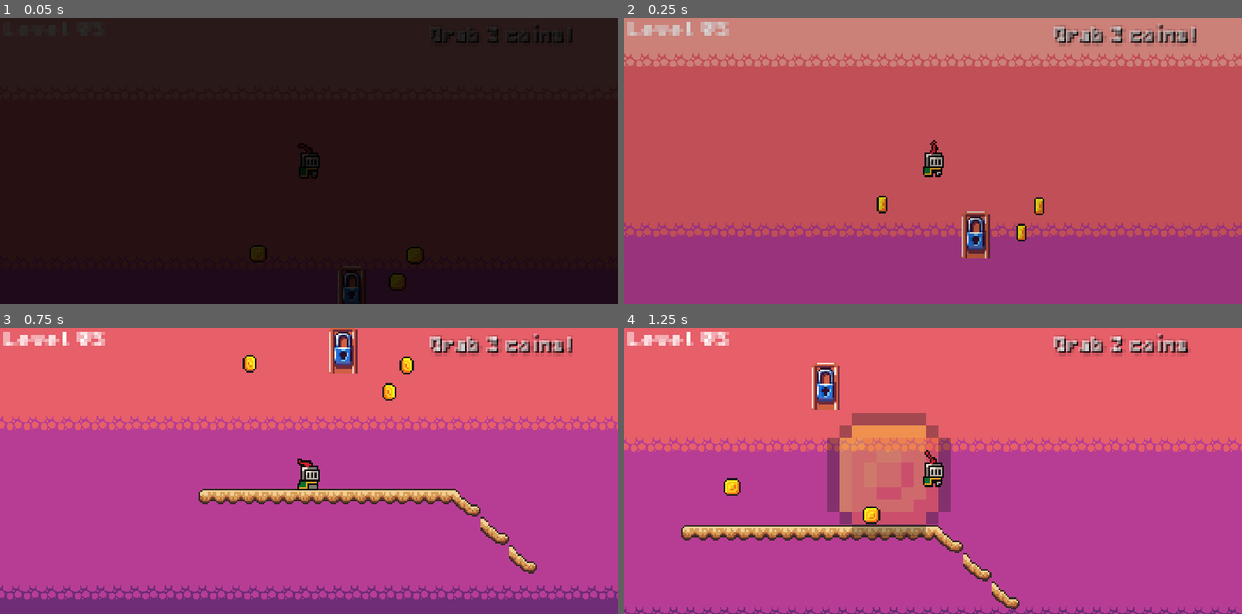
Above: before the commit, frames 1-4 (two rows, left to right).
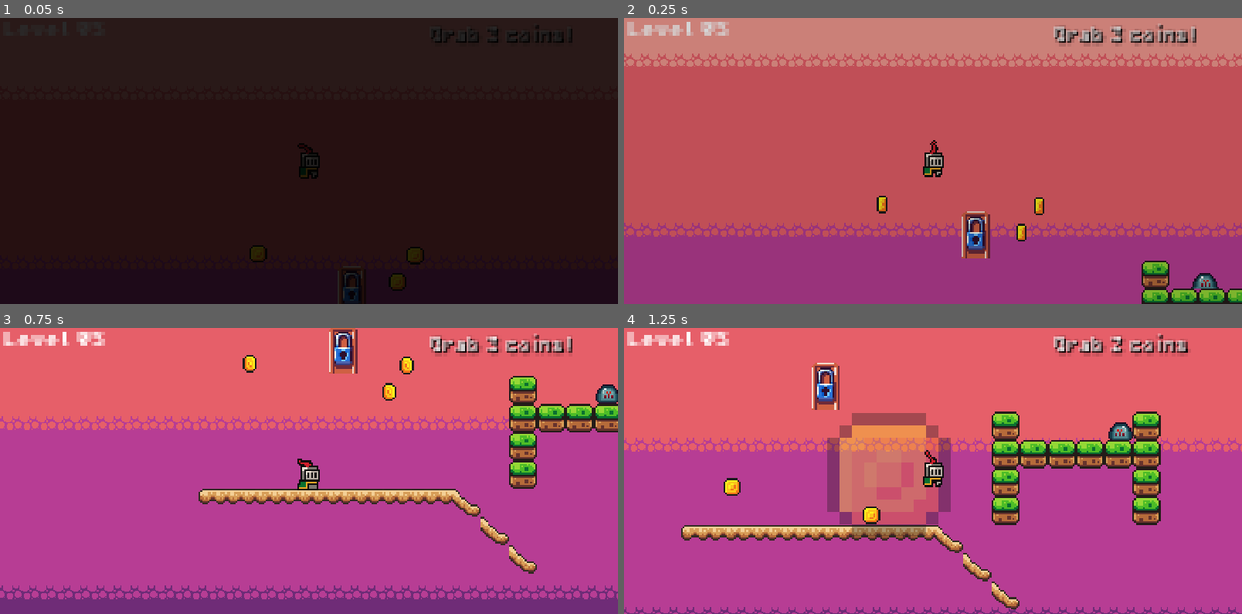
Above: after the commit, the same moments.

Repository: olivierpons/godot-prout-2d
Game: Godot game, scene res://scene/levels/level_06.tscn
The game is run twice, just before and just after one commit, with the same random seed, the same clock (stepped at 60 frames per second) and the same inputs.
Inputs:
- Up to frame 1 (0.05 s): no input
- Up to frame 2 (0.25 s): no input
- Up to frame 3 (0.75 s): hold D (move_right) from 0.53 s (still down)
- Up to frame 4 (1.25 s): keep holding D (move_right); tap Delete (jump) at 0.77 s

Frame 1 is identical in both runs. In frame 2, 1.4% of the frame differs, in the area x 83-100%, y 84-100%; in frame 3, 3.2%; in frame 4, 5.4%, in the area x 59-87%, y 29-69%.

Commit message:
Add a simple monster

Diff:
--- a/scene/levels/level_06.tscn
+++ b/scene/levels/level_06.tscn
@@ -10,6 +10,7 @@
 [ext_resource type="PackedScene" uid="uid://dojjd3ps2ndk" path="res://scene/fade_in_out.tscn" id="8_kh3fe"]
 [ext_resource type="PackedScene" uid="uid://bddwtlak1oohe" path="res://scene/killzone.tscn" id="9_p3ovr"]
 [ext_resource type="PackedScene" uid="uid://dac5wao2fkvh6" path="res://scene/coin.tscn" id="10_mgh35"]
+[ext_resource type="PackedScene" uid="uid://bse51yprsspn5" path="res://scene/monsters/death_slime.tscn" id="12_wpy46"]
 [ext_resource type="PackedScene" uid="uid://dbwulrbhchhqc" path="res://scene/exit_door.tscn" id="16_qsdgc"]
 
 [sub_resource type="WorldBoundaryShape2D" id="WorldBoundaryShape2D_ph35v"]
@@ -34,7 +35,7 @@
 tile_set = ExtResource("2_dd46c")
 format = 2
 layer_0/name = "Background"
-layer_0/tile_data = PackedInt32Array(-65557, 65538, 1, -6555 …(158 unchanged characters)… 682, 1, -11, 327682, 1, 65526, 327682, 1)
+layer_0/tile_data = PackedInt32Array(-65557, 65538, 1, -6555 …(158 unchanged characters)… 682, 1, -11, 327682, 1, 65526, 327682, 1, -327690, 0, 0, -327685, 0, 0, -262154, 0, 0, -196618, 0, 0, -131082, 0, 0, -262149, 0, 0, -196613, 0, 0, -131077, 0, 0, -262153, 0, 0, -262152, 0, 0, -262151, 0, 0, -262150, 0, 0)
 layer_1/name = "Mid"
 layer_1/tile_data = PackedInt32Array()
 layer_2/name = "Foreground"
@@ -117,3 +118,6 @@
 [node name="exit_door" parent="." instance=ExtResource("16_qsdgc")]
 z_index = -1
 position = Vector2(-254, -97)
+
+[node name="Deathslime" parent="." instance=ExtResource("12_wpy46")]
+position = Vector2(-134, -88)
--- /dev/null
+++ b/scene/monsters/death_slime.tscn
@@ -0,0 +1,66 @@
+[gd_scene load_steps=10 format=3 uid="uid://bse51yprsspn5"]
+
+[ext_resource type="Script" path="res://scripts/slime.gd" id="1_0fwqo"]
+[ext_resource type="Texture2D" uid="uid://ddtudstjkidc7" path="res://assets/sprites/monsters/Death Slime/DeathSlimeIdleSide.png" id="1_gu5k3"]
+[ext_resource type="PackedScene" uid="uid://bddwtlak1oohe" path="res://scene/killzone.tscn" id="2_w2glx"]
+
+[sub_resource type="AtlasTexture" id="AtlasTexture_q3anq"]
+atlas = ExtResource("1_gu5k3")
+region = Rect2(0, 0, 16, 16)
+
+[sub_resource type="AtlasTexture" id="AtlasTexture_4v17t"]
+atlas = ExtResource("1_gu5k3")
+region = Rect2(16, 0, 16, 16)
+
+[sub_resource type="AtlasTexture" id="AtlasTexture_4b5kw"]
+atlas = ExtResource("1_gu5k3")
+region = Rect2(32, 0, 16, 16)
+
+[sub_resource type="AtlasTexture" id="AtlasTexture_p35ir"]
+atlas = ExtResource("1_gu5k3")
+region = Rect2(48, 0, 16, 16)
+
+[sub_resource type="SpriteFrames" id="SpriteFrames_3g58k"]
+animations = [{
+"frames": [{
+"duration": 1.0,
+"texture": SubResource("AtlasTexture_q3anq")
+}, {
+"duration": 1.0,
+"texture": SubResource("AtlasTexture_4v17t")
+}, {
+"duration": 1.0,
+"texture": SubResource("AtlasTexture_4b5kw")
+}, {
+"duration": 1.0,
+"texture": SubResource("AtlasTexture_p35ir")
+}],
+"loop": true,
+"name": &"default",
+"speed": 5.0
+}]
+
+[sub_resource type="RectangleShape2D" id="RectangleShape2D_ya833"]
+size = Vector2(12, 7.5)
+
+[node name="Deathslime" type="Node2D"]
+script = ExtResource("1_0fwqo")
+speed = 40
+
+[node name="AnimatedSprite2D" type="AnimatedSprite2D" parent="."]
+sprite_frames = SubResource("SpriteFrames_3g58k")
+autoplay = "default"
+
+[node name="Killzone" parent="." instance=ExtResource("2_w2glx")]
+
+[node name="CollisionShape2D" type="CollisionShape2D" parent="Killzone"]
+position = Vector2(0, 3)
+shape = SubResource("RectangleShape2D_ya833")
+
+[node name="RayCastRight" type="RayCast2D" parent="."]
+position = Vector2(0, 5)
+target_position = Vector2(6, 0)
+
+[node name="RayCastLeft" type="RayCast2D" parent="."]
+position = Vector2(0, 5)
+target_position = Vector2(-6, 0)
--- a/scene/tileset_game.tres
+++ b/scene/tileset_game.tres
@@ -1,7 +1,6 @@
-[gd_resource type="TileSet" load_steps=9 format=3 uid="uid://dr6s6qitbkdru"]
+[gd_resource type="TileSet" load_steps=7 format=3 uid="uid://dr6s6qitbkdru"]
 
 [ext_resource type="Texture2D" uid="uid://dqxs6pnmklux0" path="res://assets/sprites/world_tileset.png" id="1_prylw"]
-[ext_resource type="Texture2D" uid="uid://co5fvleos4nhe" path="res://assets/sprites/world_dungeon.png" id="2_8vtpv"]
 [ext_resource type="Texture2D" uid="uid://do6m7jpci3dmf" path="res://assets/sprites/platforms.png" id="3_lq33q"]
 
 [sub_resource type="TileMapPattern" id="TileMapPattern_2ahun"]
@@ -496,85 +495,6 @@
 7:16/0/physics_layer_0/linear_velocity = Vector2(0, 0)
 7:16/0/physics_layer_0/angular_velocity = 0.0
 
-[sub_resource type="TileSetAtlasSource" id="TileSetAtlasSource_bph3o"]
-texture = ExtResource("2_8vtpv")
-texture_region_size = Vector2i(32, 32)
-6:4/0 = 0
-6:4/0/physics_layer_0/linear_velocity = Vector2(0, 0)
-6:4/0/physics_layer_0/angular_velocity = 0.0
-0:6/0 = 0
-0:6/0/physics_layer_0/linear_velocity = Vector2(0, 0)
-0:6/0/physics_layer_0/angular_velocity = 0.0
-2:6/0 = 0
-2:6/0/physics_layer_0/linear_velocity = Vector2(0, 0)
-2:6/0/physics_layer_0/angular_velocity = 0.0
-0:8/0 = 0
-0:8/0/physics_layer_0/linear_velocity = Vector2(0, 0)
-0:8/0/physics_layer_0/angular_velocity = 0.0
-2:11/0 = 0
-2:11/0/physics_layer_0/linear_velocity = Vector2(0, 0)
-2:11/0/physics_layer_0/angular_velocity = 0.0
-4:10/0 = 0
-4:10/0/physics_layer_0/linear_velocity = Vector2(0, 0)
-4:10/0/physics_layer_0/angular_velocity = 0.0
-6:10/0 = 0
-6:10/0/physics_layer_0/linear_velocity = Vector2(0, 0)
-6:10/0/physics_layer_0/angular_velocity = 0.0
-8:10/0 = 0
-8:10/0/physics_layer_0/linear_velocity = Vector2(0, 0)
-8:10/0/physics_layer_0/angular_velocity = 0.0
-8:6/0 = 0
-8:6/0/physics_layer_0/linear_velocity = Vector2(0, 0)
-8:6/0/physics_layer_0/angular_velocity = 0.0
-8:4/0 = 0
-8:4/0/physics_layer_0/linear_velocity = Vector2(0, 0)
-8:4/0/physics_layer_0/angular_velocity = 0.0
-10:4/0 = 0
-10:4/0/physics_layer_0/linear_velocity = Vector2(0, 0)
-10:4/0/physics_layer_0/angular_velocity = 0.0
-10:6/0 = 0
-10:6/0/physics_layer_0/linear_velocity = Vector2(0, 0)
-10:6/0/physics_layer_0/angular_velocity = 0.0
-10:8/0 = 0
-10:8/0/physics_layer_0/linear_velocity = Vector2(0, 0)
-10:8/0/physics_layer_0/angular_velocity = 0.0
-10:10/0 = 0
-10:10/0/physics_layer_0/linear_velocity = Vector2(0, 0)
-10:10/0/physics_layer_0/angular_velocity = 0.0
-2:8/0 = 0
-2:8/0/physics_layer_0/linear_velocity = Vector2(0, 0)
-2:8/0/physics_layer_0/angular_velocity = 0.0
-4:8/0 = 0
-4:8/0/physics_layer_0/linear_velocity = Vector2(0, 0)
-4:8/0/physics_layer_0/angular_velocity = 0.0
-6:8/0 = 0
-6:8/0/physics_layer_0/linear_velocity = Vector2(0, 0)
-6:8/0/physics_layer_0/angular_velocity = 0.0
-4:6/0 = 0
-4:6/0/physics_layer_0/linear_velocity = Vector2(0, 0)
-4:6/0/physics_layer_0/angular_velocity = 0.0
-6:6/0 = 0
-6:6/0/physics_layer_0/linear_velocity = Vector2(0, 0)
-6:6/0/physics_layer_0/angular_velocity = 0.0
-6:0/0 = 0
-6:0/0/physics_layer_0/linear_velocity = Vector2(0, 0)
-6:0/0/physics_layer_0/angular_velocity = 0.0
-8:0/0 = 0
-8:0/0/physics_layer_0/linear_velocity = Vector2(0, 0)
-8:0/0/physics_layer_0/angular_velocity = 0.0
-10:0/0 = 0
-10:0/0/physics_layer_0/linear_velocity = Vector2(0, 0)
-10:0/0/physics_layer_0/angular_velocity = 0.0
-6:2/0 = 0
-6:2/0/physics_layer_0/linear_velocity = Vector2(0, 0)
-6:2/0/physics_layer_0/angular_velocity = 0.0
-8:2/0 = 0
-8:2/0/physics_layer_0/linear_velocity = Vector2(0, 0)
-8:2/0/physics_layer_0/angular_velocity = 0.0
-10:2/0 = 0
-10:2/0/physics_layer_0/linear_velocity = Vector2(0, 0)
-10:2/0/physics_layer_0/angular_velocity = 0.0
-
 [sub_resource type="TileSetAtlasSource" id="TileSetAtlasSource_mjfcj"]
 texture = ExtResource("3_lq33q")
 0:0/0 = 0
@@ -649,7 +569,6 @@
 [resource]
 physics_layer_0/collision_layer = 1
 sources/0 = SubResource("TileSetAtlasSource_gr5qm")
-sources/1 = SubResource("TileSetAtlasSource_bph3o")
 sources/2 = SubResource("TileSetAtlasSource_mjfcj")
 pattern_0 = SubResource("TileMapPattern_2ahun")
 pattern_1 = SubResource("TileMapPattern_sod8x")
Not shown: 1 places in scene/levels/level_06.tscn that only renumber resources
